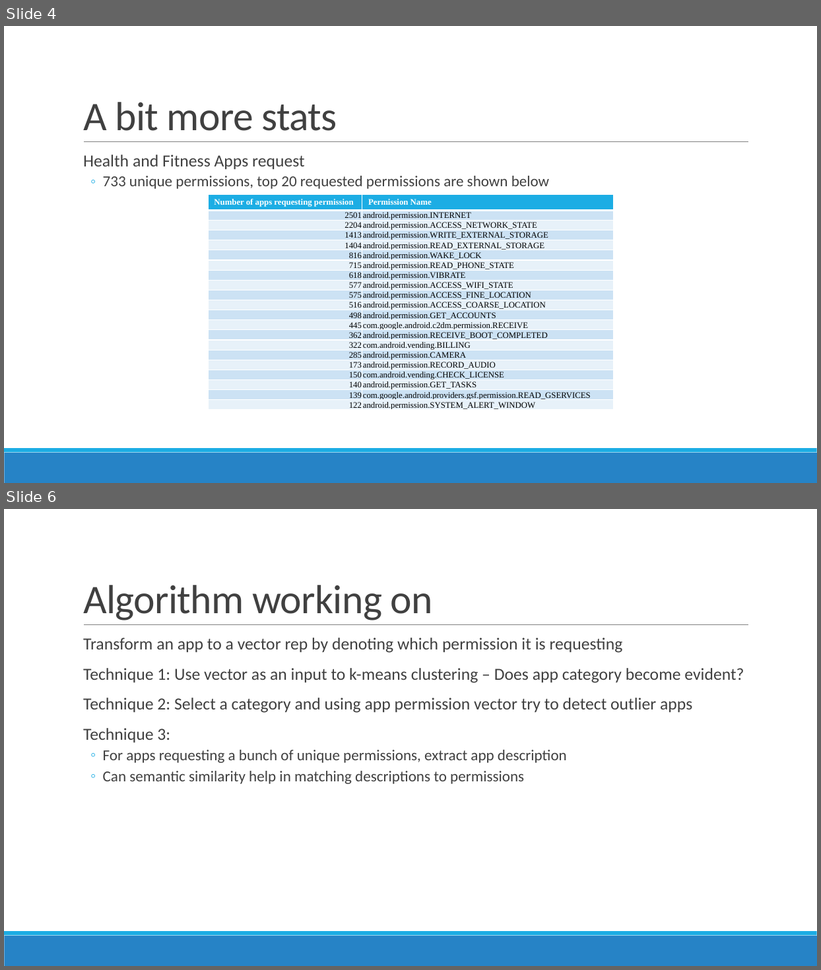
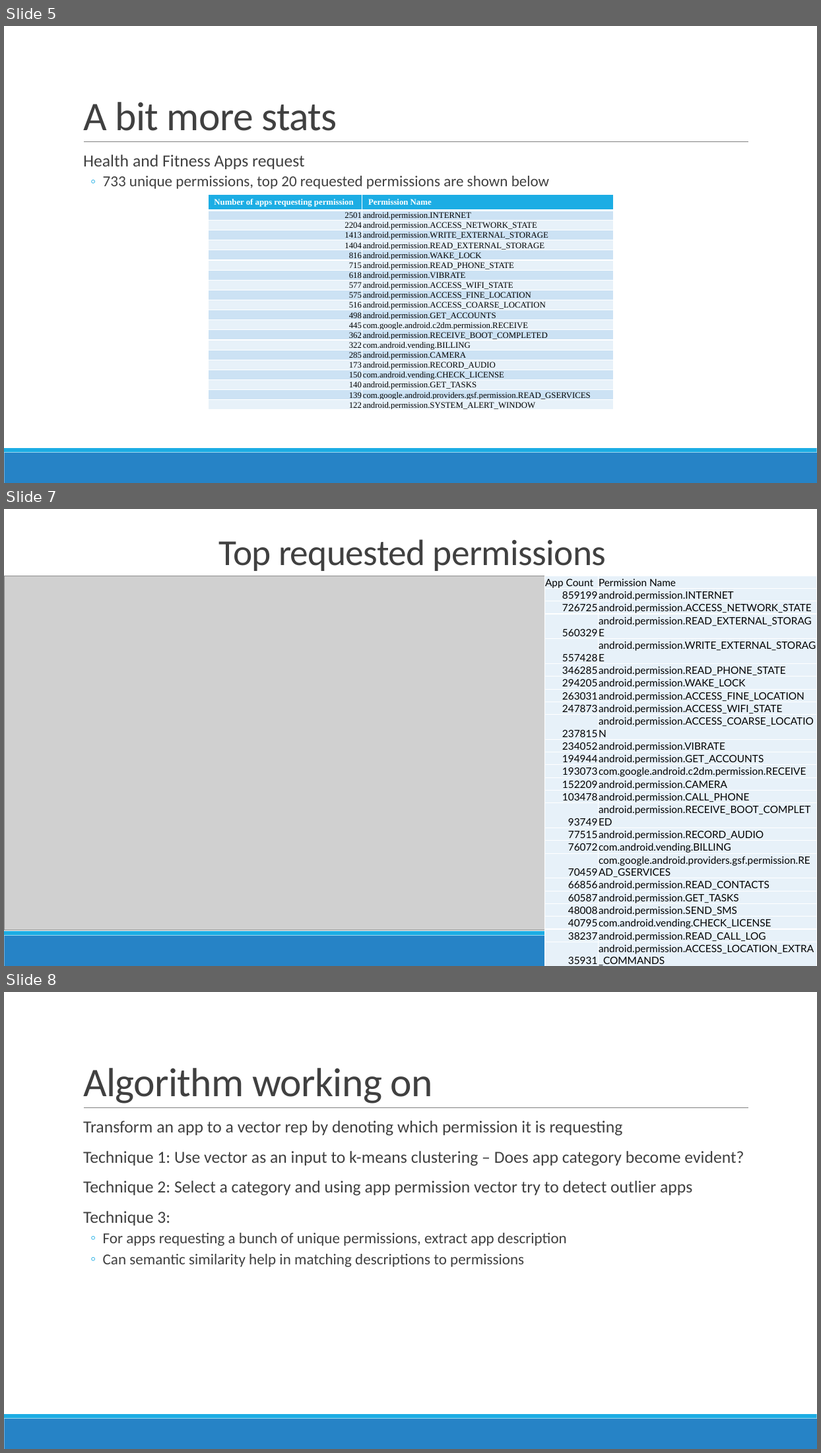
Before and after one commit to prajitdas/AndroidAnalytics, a slide deck: documentation/presentations/Google Play Store - Prajit.pptx. Shown one above the other, each under a label of ours: slides 4 and 6 before the commit, slides 5, 7 and 8 after it; the slides between them are not shown. The pictures are 821x970 and 821x1453 pixels, drawn with LibreOffice and Linux fonts; fonts in the diff are those of the drawing; grey boxes stand for pictures. Boxes give left, top, right and bottom in pixels: in the first picture for what was removed or moved away, otherwise in the second. Text is boxed around its words. In the diff, an @@ line names an element or a change of style, - is before the commit and + after.

```diff
--- a/documentation/presentations/Google Play Store - Prajit.pptx
+++ b/documentation/presentations/Google Play Store - Prajit.pptx
@@ slide 7 added at [4, 509, 817, 966], background #FFFFFF; not listed: 3 template elements that a slide beside it also shows @@
@@ title added at [219, 539, 607, 571], 43.2 pt, text #404040 @@
+Top requested permissions
@@ picture added at [4, 576, 545, 931] @@
@@ table added at [545, 576, 817, 966], 26 rows, 2 columns @@
+App Count | Permission Name
+859199 | android.permission.INTERNET
+726725 | android.permission.ACCESS_NETWORK_STATE
+560329 | android.permission.READ_EXTERNAL_STORAGE
+557428 | android.permission.WRITE_EXTERNAL_STORAGE
+346285 | android.permission.READ_PHONE_STATE
+294205 | android.permission.WAKE_LOCK
+263031 | android.permission.ACCESS_FINE_LOCATION
+247873 | android.permission.ACCESS_WIFI_STATE
+237815 | android.permission.ACCESS_COARSE_LOCATION
+234052 | android.permission.VIBRATE
+194944 | android.permission.GET_ACCOUNTS
+193073 | com.google.android.c2dm.permission.RECEIVE
+152209 | android.permission.CAMERA
+103478 | android.permission.CALL_PHONE
+93749 | android.permission.RECEIVE_BOOT_COMPLETED
+77515 | android.permission.RECORD_AUDIO
+76072 | com.android.vending.BILLING
+70459 | com.google.android.providers.gsf.permission.READ_GSERVICES
+66856 | android.permission.READ_CONTACTS
+60587 | android.permission.GET_TASKS
+48008 | android.permission.SEND_SMS
+40795 | com.android.vending.CHECK_LICENSE
+38237 | android.permission.READ_CALL_LOG
+35931 | android.permission.ACCESS_LOCATION_EXTRA_COMMANDS
+35250 | android.permission.WRITE_CONTACTS
@@ what was slide 4 is now slide 5 @@
@@ what was slide 6 is now slide 8 @@
```
Also in this commit, not shown: 4 slides changed, 4 other slides added, 1 slide removed.
